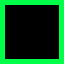
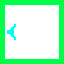
Layer changes from the first 64px x 64px image to the second:
renamed "Background" to "Pasted Layer", moved it above "Tower_Standard.png", painted on it over box(5, 5, 59, 59)
painted on "Tower_Standard.png" over box(5, 5, 59, 59)
